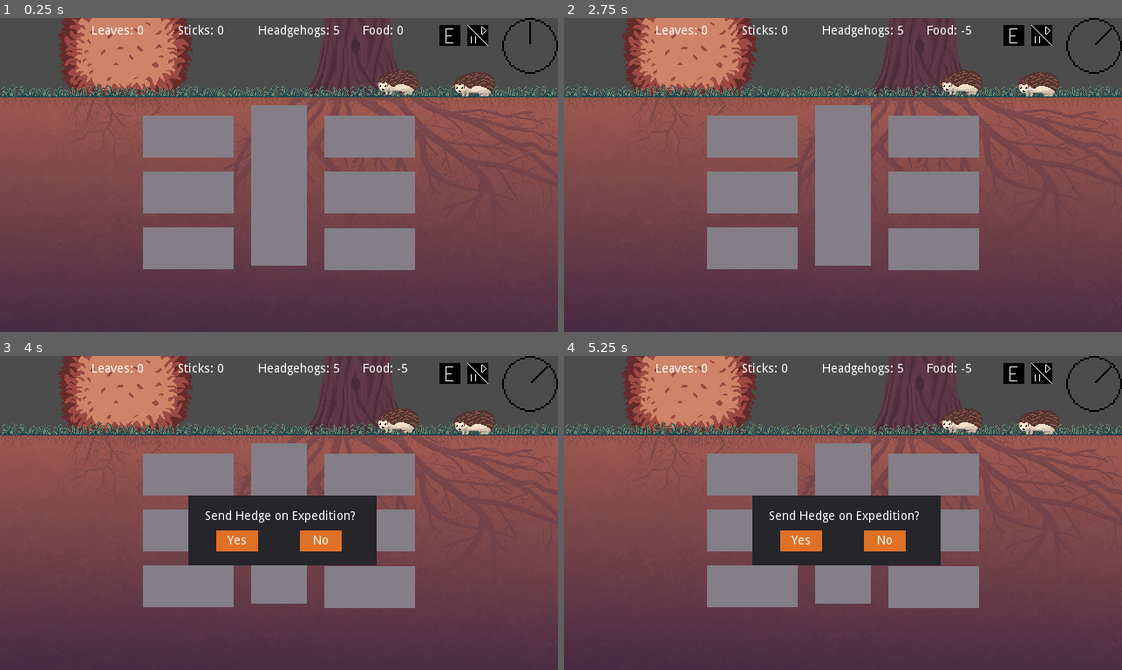
Above: before the commit, frames 1-4 (two rows, left to right).
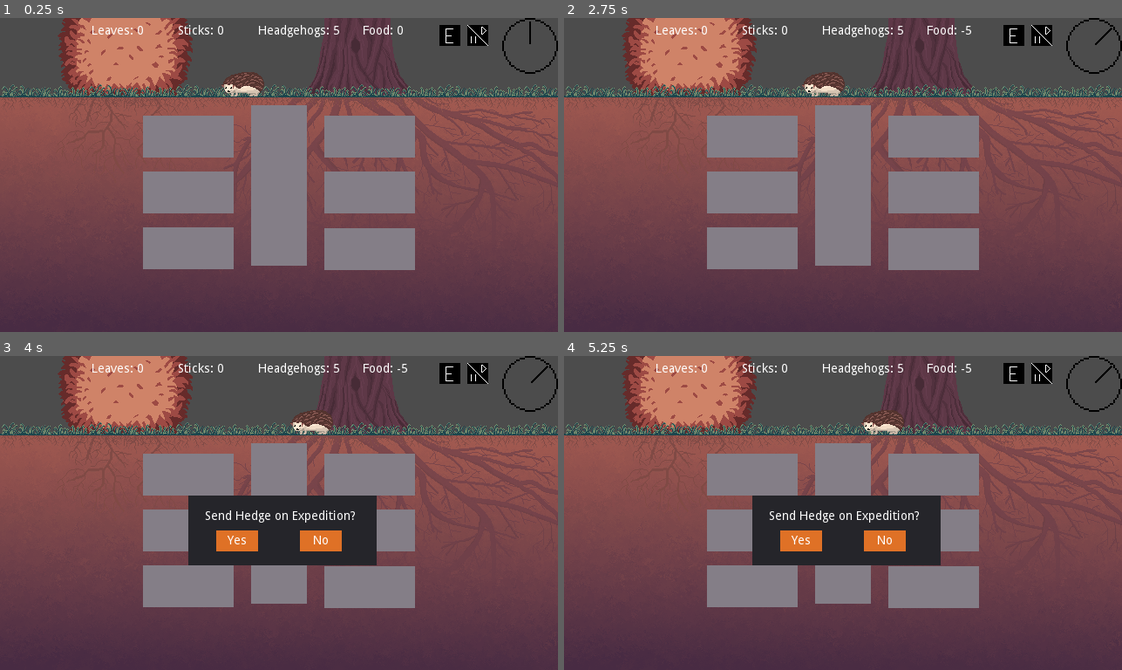
Above: after the commit, the same moments.

Repository: Soleod/G_CozyAutumnGameJam
Game: Godot game, scene res://Scenes/World.tscn
Two runs of this game, one before a commit and one after it. Both use one fixed random seed, a clock stepped at 60 frames per second and the inputs below.
Inputs (mouse positions are in pixels of both pictures, inside the frame that each line leads up to):
- Up to frame 1 (0.25 s): no input
- Up to frame 2 (2.75 s): click (1015, 36) at 0.5 s; click "Yes" at 1.25 s; click (1015, 36) at 2 s
- Up to frame 3 (4 s): click (451, 374) at 2.75 s; click "Yes" at 3.5 s
- Up to frame 4 (5.25 s): click "Yes" at 4.25 s; click "No" at 5 s

The runs differ from the first frame. In frame 1, 1.2% of the frame differs, in the area x 39-89%, y 16-25%; in frame 2, 1.2%; in frame 3, 1.1%; in frame 4, 1.1%.

Commit message:
basic hedgehof movement

Diff:
--- /dev/null
+++ b/Scenes/Hedgehog/Hedgehog.gd
@@ -0,0 +1,53 @@
+extends Node2D
+
+enum HedgehogState{
+	MOVING,
+	WAITING
+}
+
+export var velocity = 50
+export var groundLevel = 90
+export var groundWidth = 600
+export var wallOffset = 50
+
+
+var state:int
+var waitTimeLeft:float
+var moveStartPosition:Vector2
+var moveTargetPosition:Vector2
+var moveTime: float
+
+func _ready():
+	_start_wait()
+
+
+func _process(delta):
+	match(state):
+		HedgehogState.WAITING:
+			_wait(delta)
+		HedgehogState.MOVING:
+			_move(delta)
+
+
+func _start_wait():
+	waitTimeLeft = (randi() % 400 + 100) / 100.0
+	state = HedgehogState.WAITING
+
+func _start_move():
+	state = HedgehogState.MOVING
+	moveStartPosition = Vector2(position.x, groundLevel)
+	moveTargetPosition = Vector2(randi() % (groundWidth - (2 * wallOffset)) + wallOffset, groundLevel)
+	moveTime = 0
+
+
+func _wait(delta):
+	waitTimeLeft -= delta
+	if waitTimeLeft < 0:
+		_start_move()
+
+func _move(delta):
+	moveTime += delta
+	var direction = (moveTargetPosition - moveStartPosition).normalized()
+	position = moveStartPosition + (direction * velocity * moveTime)
+	if (moveTargetPosition - position).length() < 2:
+		_start_wait()
--- /dev/null
+++ b/Scenes/Hedgehog/Hedgehog.tscn
@@ -0,0 +1,11 @@
+[gd_scene load_steps=3 format=2]
+
+[ext_resource path="res://Scenes/Hedgehog/Hedgehog.gd" type="Script" id=1]
+[ext_resource path="res://Art/A_Hedgehog.png" type="Texture" id=2]
+
+[node name="Root" type="Node2D"]
+script = ExtResource( 1 )
+
+[node name="AHedgehog" type="Sprite" parent="."]
+position = Vector2( 0, -16 )
+texture = ExtResource( 2 )
--- a/Scenes/World.tscn
+++ b/Scenes/World.tscn
@@ -5,7 +5,7 @@
 [ext_resource path="res://Scenes/Clock/Clock.tscn" type="PackedScene" id=3]
 [ext_resource path="res://Scenes/BuildingGrid/BuildingGrid.gd" type="Script" id=4]
 [ext_resource path="res://Art/A_EmptyRoom.png" type="Texture" id=5]
-[ext_resource path="res://Art/A_Hedgehog.png" type="Texture" id=6]
+[ext_resource path="res://Scenes/Hedgehog/Hedgehog.tscn" type="PackedScene" id=6]
 [ext_resource path="res://Scenes/Room/Room.tscn" type="PackedScene" id=7]
 [ext_resource path="res://Art/A_Expedition_Button.png" type="Texture" id=8]
 [ext_resource path="res://Art/A_Pause_Play_Button.png" type="Texture" id=9]
@@ -78,21 +78,6 @@
 scale = Vector2( 0.627451, 4.38095 )
 texture = ExtResource( 5 )
 
-[node name="Sprite" type="Sprite" parent="World"]
-position = Vector2( 544, 74 )
-z_index = 1
-texture = ExtResource( 6 )
-
-[node name="Sprite2" type="Sprite" parent="World"]
-position = Vector2( 544, 74 )
-z_index = 1
-texture = ExtResource( 6 )
-
-[node name="Sprite3" type="Sprite" parent="World"]
-position = Vector2( 456, 72 )
-z_index = 1
-texture = ExtResource( 6 )
-
 [node name="UI" type="Node" parent="."]
 
 [node name="Clock" parent="UI" instance=ExtResource( 3 )]
@@ -218,6 +203,9 @@
 valign = 1
 script = ExtResource( 17 )
 
+[node name="Node2D" parent="." instance=ExtResource( 6 )]
+position = Vector2( 279, 90 )
+
 [connection signal="enable_next_room" from="World/BuildingGrid/RoomL12" to="World/BuildingGrid" method="_on_RoomL12_enable_next_room"]
 [connection signal="enable_next_room" from="World/BuildingGrid/RoomL22" to="World/BuildingGrid" method="_on_RoomL22_enable_next_room"]
 [connection signal="enable_next_room" from="World/BuildingGrid/RoomL32" to="World/BuildingGrid" method="_on_RoomL32_enable_next_room"]
